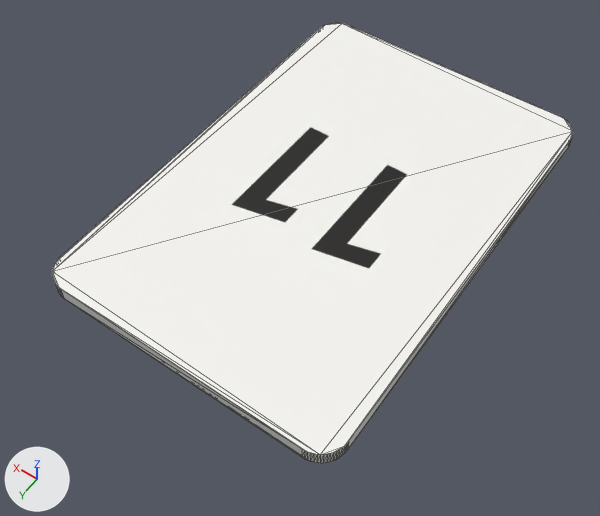
Before and after pictures for a commit that changed the glTF model exports/algo/glb/white_11.glb.
Camera for both pictures: a 50 mm lens placed at (-0.0391, 0.0616, 0.0818), pointed at (-0.0006, 0.0077, -0.0029). The axes (+X, +Y, +Z) are drawn at lower left. The lights are the same throughout. The first picture is the older version. Mesh edges are drawn as thin lines. Vertices at exactly the same position are counted once.

The older version as bpy lines, for what is in view:
```python
me_white_11 = bpy.data.meshes.new('white_11')
me_white_11.from_pydata(...)  # 136 vertices, 268 faces; spans x -0.021..0.021, y -0.031..0.031, z 0.0..0.002
# faces by material slot: [66, 202]
me_white_11.materials.append(mat_white_11_top)  # picture img_white_11
me_white_11.materials.append(mat_white_11_side)  # light grey #d9d8d4
ob_white_11 = bpy.data.objects.new('white_11', me_white_11)
ob_white_11.location = (0.0, 0.0, 0.0)
```
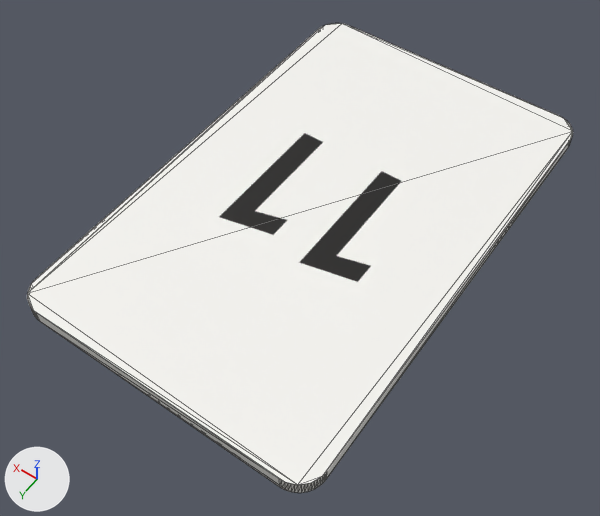
The newer file is also turned or shifted as a whole; pictures and numbers use the older file's frame.

Location of each change, (x1, y1, x2, y2) in pixels of the pictures (600 x 516 px; the box of a moved part takes in the faces that stretch with it):
'white_11', reshaped (7% taller): before (52, 23, 573, 463); after (27, 23, 573, 493)
part 1 of me_white_11, moved or reshaped: before (52, 66, 567, 463); after (27, 66, 567, 493)

What the commit changed:
me_white_11 is used by ob_white_11; location (0.0, 0.0, 0.0).
me_white_11 had 136 vertices, 268 faces and spanned x -0.021..0.021, y -0.031..0.031, z 0.0..0.002.
me_white_11 now has 136 vertices, 268 faces and spans x -0.021..0.021, y -0.031..0.035, z 0.0..0.002.
me_white_11 part 1: all 68 vertices in x -0.021..0.021, y 0.0275..0.031, z 0.0..0.002 are moved by (0.0, 0.004, 0.0).
